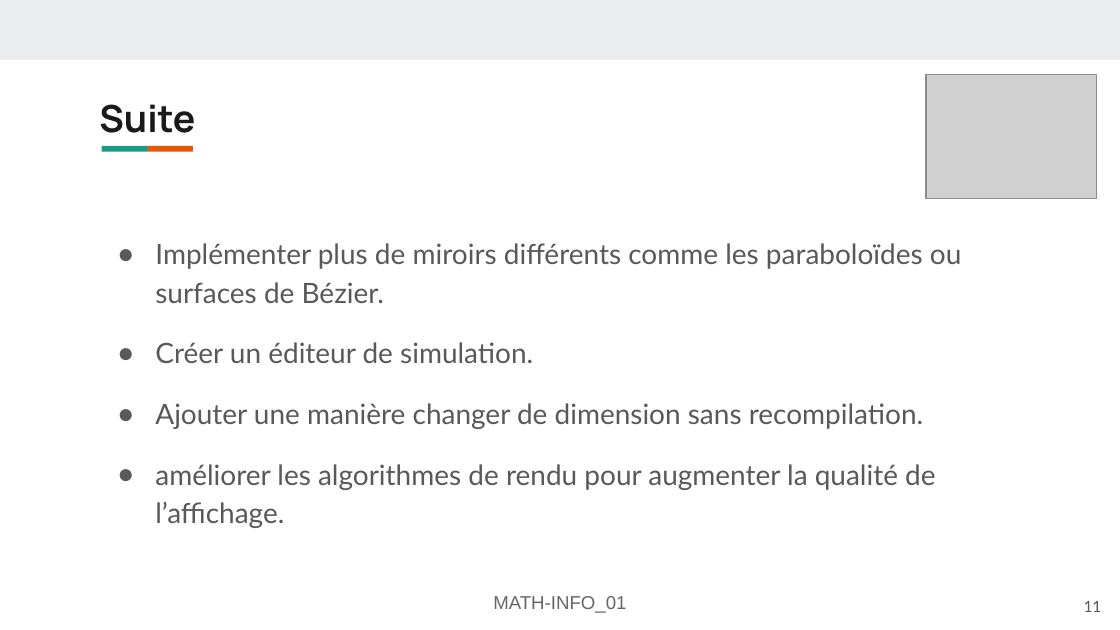
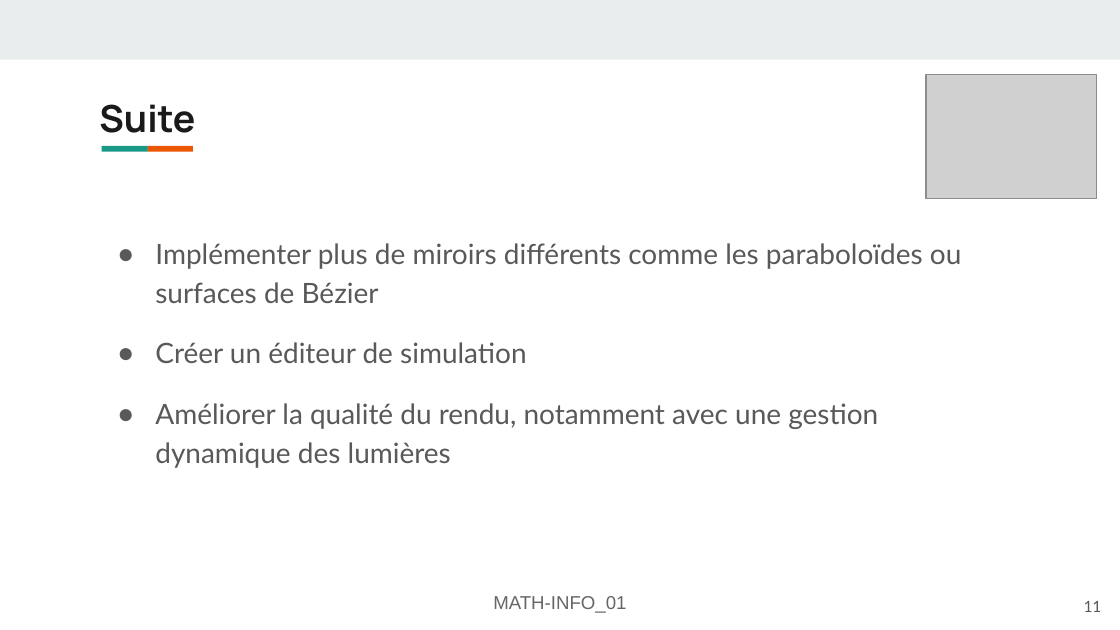
Before and after one commit to FlashOnFire/MirrorVerse, a slide deck: slide 11 of project_managment/pres2/MATH-INFO_01-Présentation-mirror-verse.odp. Drawn at 1120x630 pixels with LibreOffice and Linux fonts; fonts in the diff are those of the drawing; grey boxes stand for pictures. Boxes give left, top, right and bottom in pixels: in the first picture for what was removed or moved away, otherwise in the second. Text is boxed around its words. In the diff, an @@ line names an element or a change of style, - is before the commit and + after.

```diff
--- a/project_managment/pres2/MATH-INFO_01-Présentation-mirror-verse.odp
+++ b/project_managment/pres2/MATH-INFO_01-Présentation-mirror-verse.odp
@@ text at <box>155,243,961,468</box>: text changed @@
-● Implémenter plus de miroirs différents comme les paraboloïdes ou surfaces de Bézier.
-● Créer un éditeur de simulation.
-● Ajouter une manière changer de dimension sans recompilation.
-● améliorer les algorithmes de rendu pour augmenter la qualité de l’affichage.
+● Implémenter plus de miroirs différents comme les paraboloïdes ou surfaces de Bézier
+● Créer un éditeur de simulation
+● Améliorer la qualité du rendu, notamment avec une gestion dynamique des lumières
```
Also in this commit, not shown: 7 other slides changed, 2 slides added, 1 slide removed, 1 other file.
